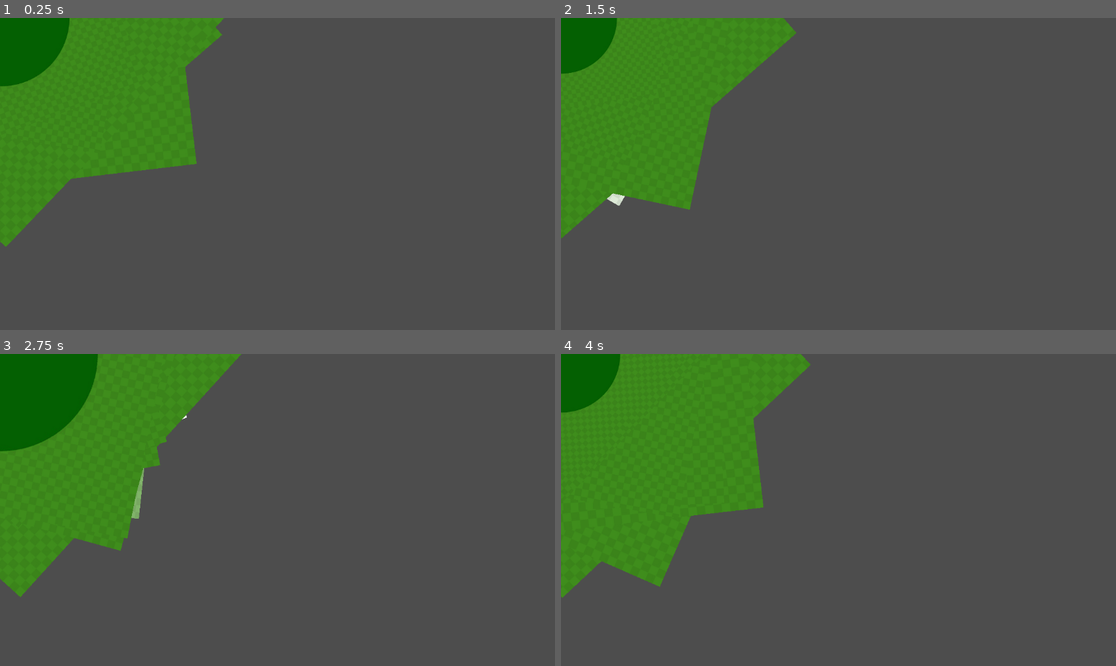
Above: before the commit, frames 1-4 (two rows, left to right).
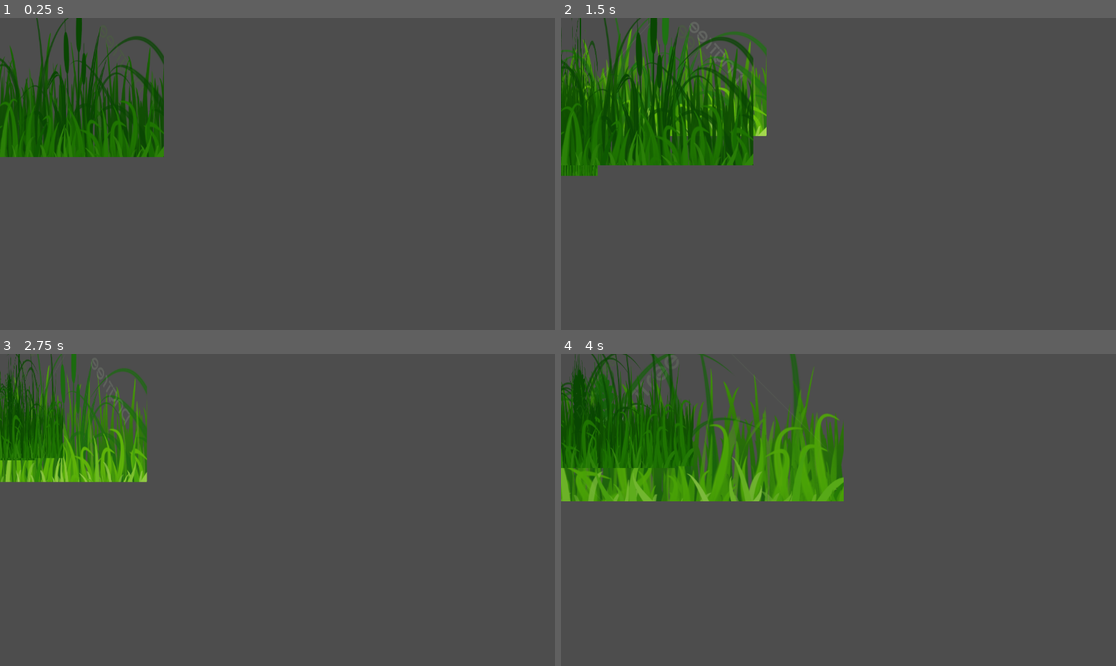
Above: after the commit, the same moments.

Repository: Yosseph-Getnet/The_Guardian_of_the_Fields
Game: Godot game, scene res://Scenes/level2/GrassRustle.tscn
The game is run twice, just before and just after one commit, with the same random seed, the same clock (stepped at 60 frames per second) and the same inputs. Before the commit the project has no main scene; this scene is started directly in both runs.
Inputs:
- Up to frame 1 (0.25 s): no input
- Up to frame 2 (1.5 s): tap Enter (ui_accept) at 0.5, 0.77 s
- Up to frame 3 (2.75 s): tap Enter (ui_accept) at 1.52 s
- Up to frame 4 (4 s): tap Enter (ui_accept) at 3.02, 3.77 s

The runs differ from the first frame. In frame 1, 19% of the frame differs, in the area x 0-41%, y 0-74%; in frame 2, 19%; in frame 3, 17%; in frame 4, 24%, in the area x 0-51%, y 0-79%.

Commit message:
improved the grass rustle scene and image assets

Diff:
--- a/Scenes/level2/GrassRustle.tscn
+++ b/Scenes/level2/GrassRustle.tscn
@@ -1,6 +1,6 @@
 [gd_scene format=3 uid="uid://bik70jxy5mwx3"]
 
-[ext_resource type="Texture2D" uid="uid://xl2a7yg783wv" path="res://Assets/ui/Hd Green Dot Circle Icon Png Image With Transparent Background.jpg" id="1_t3v5i"]
+[ext_resource type="Texture2D" uid="uid://dmxwmjl1eyse5" path="res://Assets/ui/L2_Grass.png" id="1_muoou"]
 
 [sub_resource type="Gradient" id="Gradient_t3v5i"]
 offsets = PackedFloat32Array(0.72054225, 1)
@@ -11,17 +11,20 @@
 
 [sub_resource type="ParticleProcessMaterial" id="ParticleProcessMaterial_r66ix"]
 lifetime_randomness = 0.18
-particle_flag_disable_z = true
+particle_flag_rotate_y = true
+particle_flag_damping_as_friction = true
 angle_min = 1.0728835e-05
 angle_max = 360.00003
-initial_velocity_min = 50.0
+spread = 68.793
+initial_velocity_min = 20.0
 initial_velocity_max = 50.0
 gravity = Vector3(0, 0, 0)
 scale_min = 0.5
 color_ramp = SubResource("GradientTexture1D_uwrht")
 
 [node name="GrassRustle" type="GPUParticles2D" unique_id=6641442]
-amount = 14
-texture = ExtResource("1_t3v5i")
-lifetime = 0.48
+position = Vector2(0, 2)
+amount = 3
+texture = ExtResource("1_muoou")
+lifetime = 1.29
 process_material = SubResource("ParticleProcessMaterial_r66ix")
--- a/Scenes/level2/WarningIcon.tscn
+++ b/Scenes/level2/WarningIcon.tscn
@@ -1,14 +1,14 @@
 [gd_scene format=3 uid="uid://dodbufu60udkt"]
 
-[ext_resource type="Texture2D" uid="uid://caicw7ip7ptlp" path="res://Assets/ui/L2_WarningIcon.png" id="2_s4ke0"]
+[ext_resource type="Texture2D" uid="uid://pcbh4hpue31x" path="res://Assets/ui/L2_Warning_Icon.png" id="1_m4cve"]
 
-[node name="pouncewarning" type="CanvasLayer" unique_id=149949541]
+[node name="Warningicon" type="CanvasLayer" unique_id=149949541]
 metadata/_edit_vertical_guides_ = [-40541.0]
 
 [node name="WarningIcon" type="TextureRect" parent="." unique_id=1037850820]
 custom_minimum_size = Vector2(32, 32)
 offset_right = 32.0
 offset_bottom = 32.0
-texture = ExtResource("2_s4ke0")
+texture = ExtResource("1_m4cve")
 expand_mode = 1
 stretch_mode = 5
--- a/project.godot
+++ b/project.godot
@@ -11,6 +11,7 @@
 [application]
 
 config/name="The_Guardian_of_the_Fields"
+run/main_scene="uid://bik70jxy5mwx3"
 config/features=PackedStringArray("4.6", "Forward Plus")
 config/icon="res://icon.svg"
 
--- a/tasks/task_13_lion_stealth/L2_TallGrass.tscn
+++ b/tasks/task_13_lion_stealth/L2_TallGrass.tscn
@@ -1,6 +1,6 @@
 [gd_scene format=3 uid="uid://dhlnjeanbrhru"]
 
-[ext_resource type="Texture2D" uid="uid://bw7e7xkfgmk2s" path="res://tasks/task_13_lion_stealth/L2_TallGrass.png" id="1_2rer5"]
+[ext_resource type="Texture2D" uid="uid://bw7e7xkfgmk2s" path="res://Assets/ui/L2_TallGrass.png" id="1_2rer5"]
 [ext_resource type="Script" uid="uid://t2lib5k4evhn" path="res://tasks/task_13_lion_stealth/L2_TallGrass.gd" id="2_0uhsf"]
 
 [sub_resource type="RectangleShape2D" id="RectangleShape2D_0uhsf"]
Binary file added: Assets/ui/L2_Grass.png
Not shown, changed: Assets/ui/L2_Grass.png.import
Binary file added: Assets/ui/L2_Grass2.png
Not shown, added: Assets/ui/L2_Grass2.png.import
Renamed: tasks/task_13_lion_stealth/L2_TallGrass.png -> Assets/ui/L2_TallGrass.png
Not shown, added: Assets/ui/L2_TallGrass.png.import
Renamed: Assets/ui/Hd Green Dot Circle Icon Png Image With Transparent Background.jpg -> Assets/ui/L2_green.jpg
Not shown, changed: Assets/ui/L2_green.jpg.import
Renamed: UI/PounceWarning.gd -> Scripts/Core/PounceWarning.gd
Renamed: UI/PounceWarning.gd.uid -> Scripts/Core/PounceWarning.gd.uid
